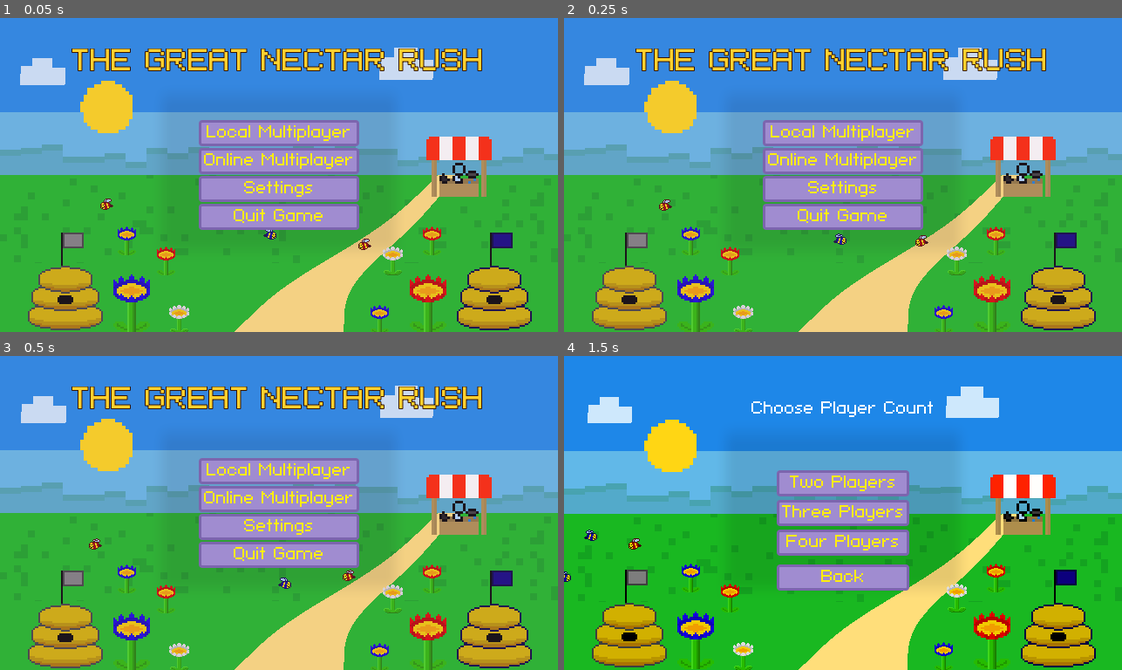
Above: before the commit, frames 1-4 (two rows, left to right).
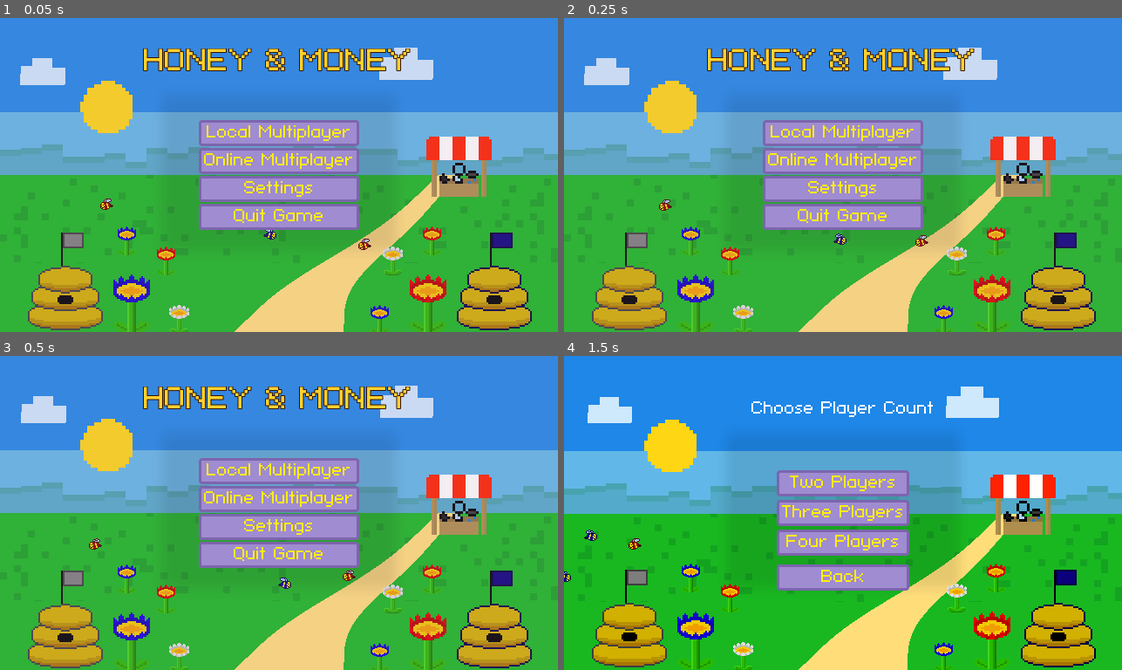
Above: after the commit, the same moments.

Repository: coloredasterisk/Alberta-Game-Jam-2026
Game: Godot game, scene res://scenes/main.tscn
Two runs of this game, one before a commit and one after it. Both use one fixed random seed, a clock stepped at 60 frames per second and the inputs below.
Inputs (mouse positions are in pixels of both pictures, inside the frame that each line leads up to):
- Up to frame 1 (0.05 s): no input
- Up to frame 2 (0.25 s): no input
- Up to frame 3 (0.5 s): no input
- Up to frame 4 (1.5 s): tap Enter (p2_interact) at 0.5 s; move the mouse to (965, 497) at 0.52 s; hold D (p1_move_right) 0.53-1.25 s; tap E (p1_interact) at 0.6 s; click (965, 497) at 0.67 s; click "Local Multiplayer" at 1.25 s

The runs differ from the first frame. In frame 1, 3.2% of the frame differs, in the area x 12-87%, y 9-17%; in frame 2, 3.2%; in frame 3, 3.2%; in frame 4, nothing differs.

Commit message:
Rename game to Honey and Money

Diff:
--- a/project.godot
+++ b/project.godot
@@ -10,7 +10,7 @@
 
 [application]
 
-config/name="The Great Nectar Rush"
+config/name="Honey & Money"
 run/main_scene="uid://dfps2ajsxma4d"
 config/features=PackedStringArray("4.7", "GL Compatibility")
 config/icon="res://icon.svg"
--- a/scenes/golden_bloom_valley_preview.tscn
+++ b/scenes/golden_bloom_valley_preview.tscn
@@ -40,5 +40,5 @@
 theme_override_constants/shadow_offset_x = 3
 theme_override_constants/shadow_offset_y = 3
 theme_override_font_sizes/font_size = 24
-text = "THE GREAT NECTAR RUSH"
+text = "HONEY & MONEY"
 horizontal_alignment = 1
--- a/scenes/main.tscn
+++ b/scenes/main.tscn
@@ -318,7 +318,7 @@
 theme_override_constants/outline_size = 4
 theme_override_font_sizes/normal_font_size = 28
 bbcode_enabled = true
-text = "[center]THE GREAT NECTAR RUSH"
+text = "[center]HONEY & MONEY"
 
 [node name="Selection" type="VBoxContainer" parent="CanvasLayer/Screens/TitleScreen" unique_id=625507326]
 layout_mode = 1
--- a/shaders/golden_bloom_valley.gdshader
+++ b/shaders/golden_bloom_valley.gdshader
@@ -1,4 +1,4 @@
-// Bloom Market background for The Great Nectar Rush.
+// Bloom Market background for Honey & Money.
 //
 // This CanvasItem shader draws only the scalable environment: pixel sky,
 // block clouds, sun, distant hedge, meadow, sand path, and subtle menu-safe
Not shown, changed: SHADER_CREDITS.md
